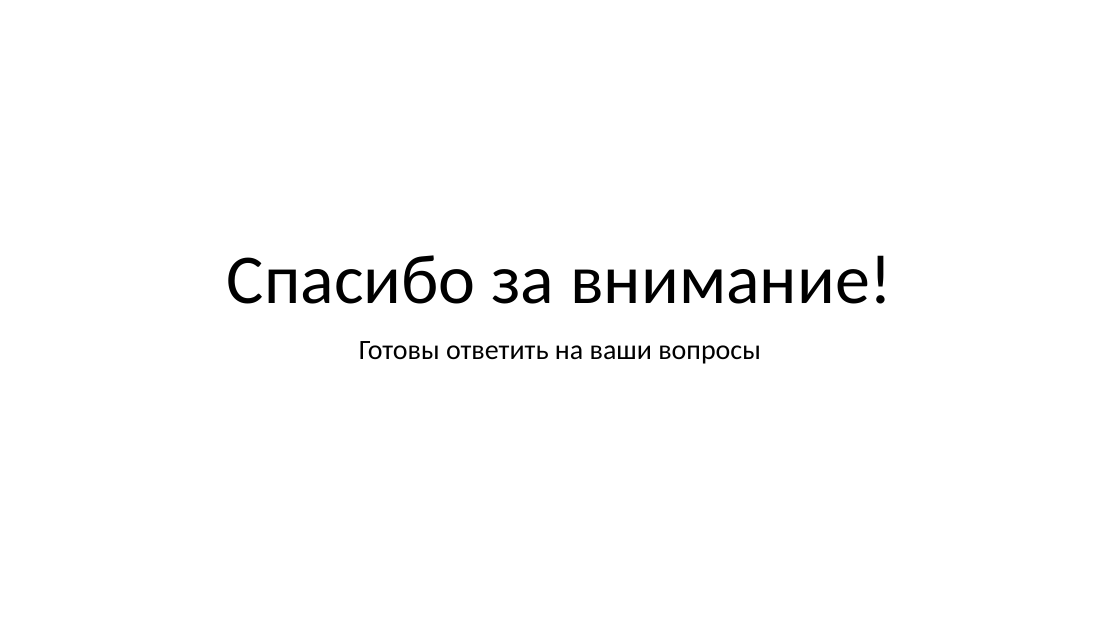
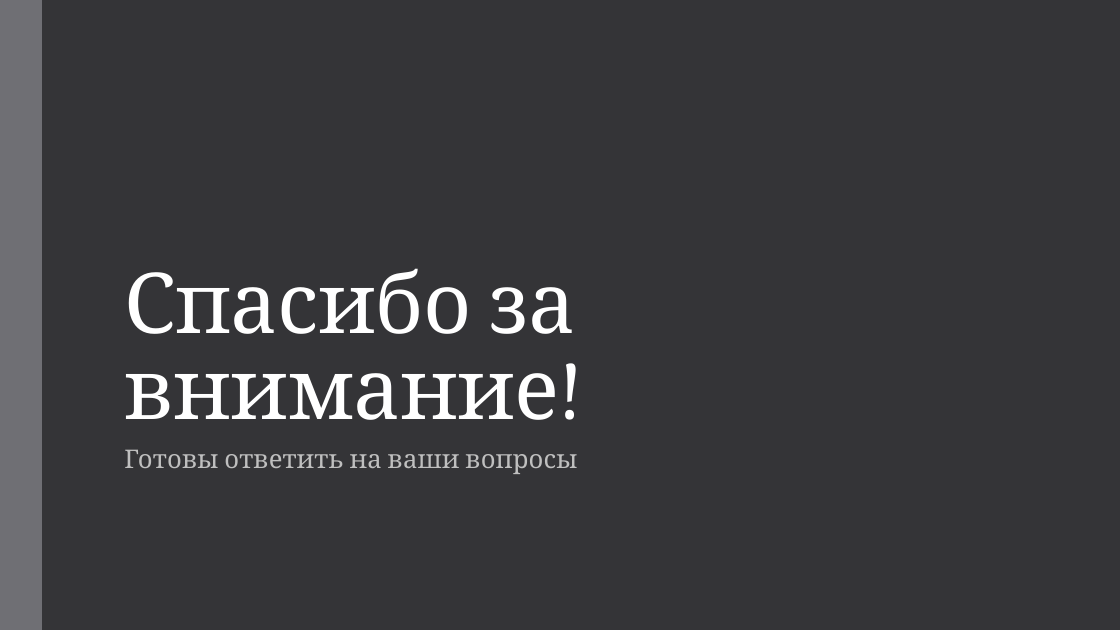
Before and after one commit to Mikhail716662/Project_WEB_Naumov_Anchutin, a slide deck: slide 11 of materials/presentation.pptx (slide 9 before the commit). Drawn at 1120x630 pixels with LibreOffice and Linux fonts; fonts in the diff are those of the drawing. Boxes give left, top, right and bottom in pixels: in the first picture for what was removed or moved away, otherwise in the second. Text is boxed around its words. In the diff, an @@ line names an element or a change of style, - is before the commit and + after.

```diff
--- a/materials/presentation.pptx
+++ b/materials/presentation.pptx
@@ background #FFFFFF to #353537 @@
@@ rectangle added at (x1=0, y1=0, x2=42, y2=630), fill #6F6F74 @@
@@ title "Спасибо за внимание!" moved from (x1=227, y1=255, x2=892, y2=304) to (x1=124, y1=268, x2=576, y2=420) @@
@@ title "Спасибо за внимание!" at (x1=124, y1=268, x2=576, y2=420): size 60 to 72 pt, font Calibri to Cambria, text colour #000000 to #FFFFFF, letter spacing 0 to -0.5 pt; alignment centre to left; line spacing 0.9 to 0.85 @@
@@ subtitle "Готовы ответить на ваши вопросы" moved from (x1=359, y1=341, x2=761, y2=364) to (x1=124, y1=449, x2=577, y2=474) @@
@@ subtitle "Готовы ответить на ваши вопросы" at (x1=124, y1=449, x2=577, y2=474): size 24 to 22 pt, font Calibri to Cambria, text colour #000000 to #BFBFBF, letter spacing 0 to 0.1 pt; alignment centre to left; line spacing 0.9 to 0.95; more space between paragraphs @@
```
Also in this commit, not shown: 4 other slides changed, 6 slides added, 4 slides removed.
